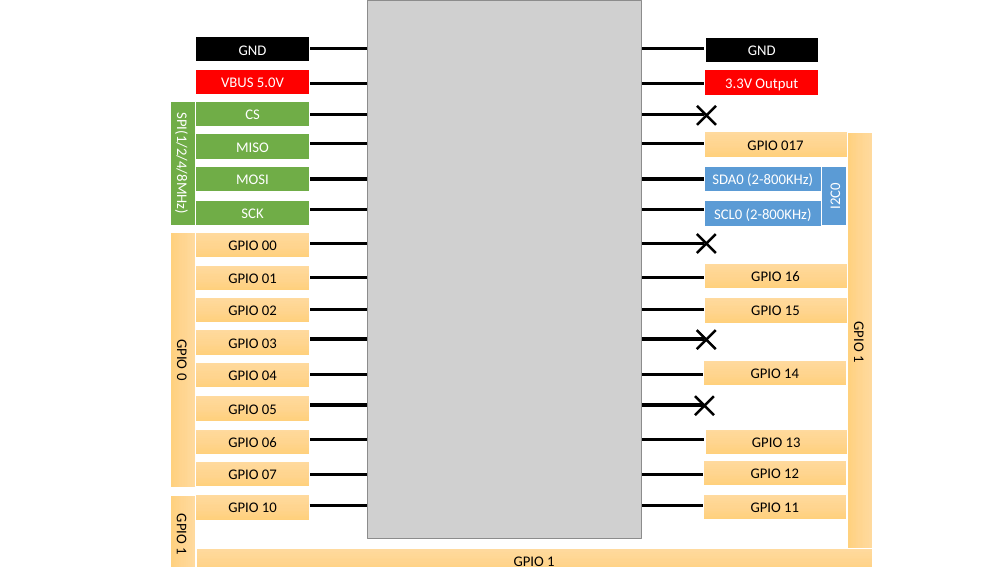
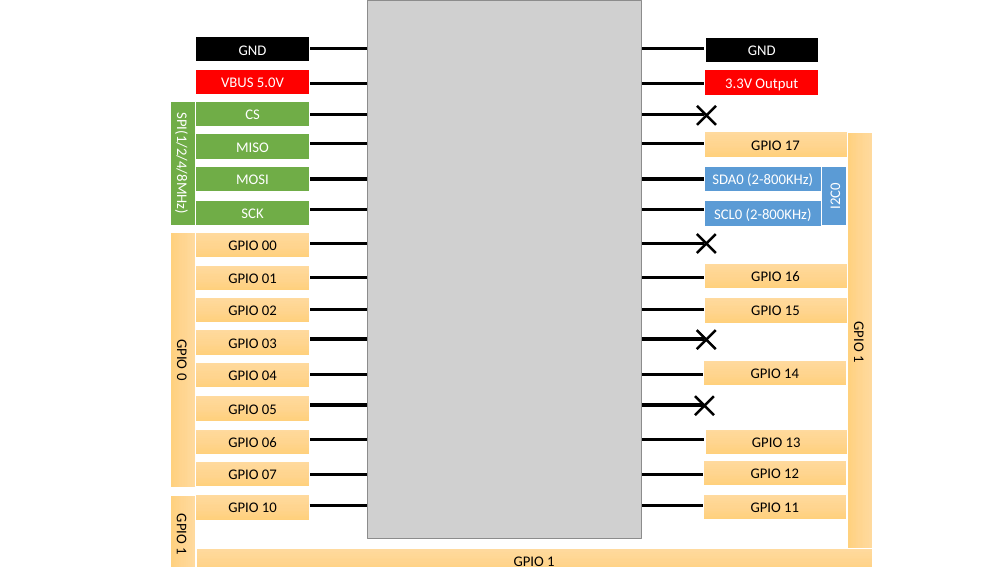
Before and after one commit to K4zuki/tinyI2C, a slide deck: slide 2 of PinOut.pptx. Drawn at 1008x567 pixels with LibreOffice and Linux fonts; fonts in the diff are those of the drawing; grey boxes stand for pictures. Boxes give left, top, right and bottom in pixels: in the first picture for what was removed or moved away, otherwise in the second. Text is boxed around its words. In the diff, an @@ line names an element or a change of style, - is before the commit and + after.

```diff
--- a/PinOut.pptx
+++ b/PinOut.pptx
@@ text in rectangle at box(751, 140, 800, 150): text changed @@
-GPIO 017
+GPIO 17
```
Also in this commit, not shown: 1 other file.
